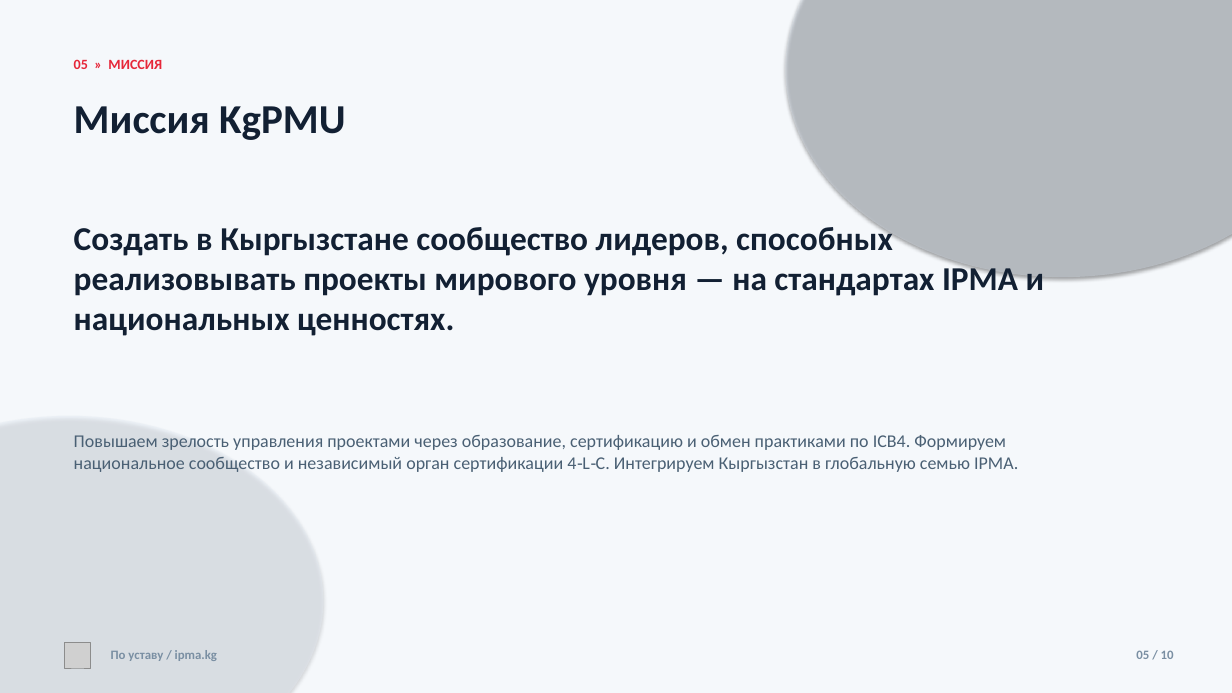
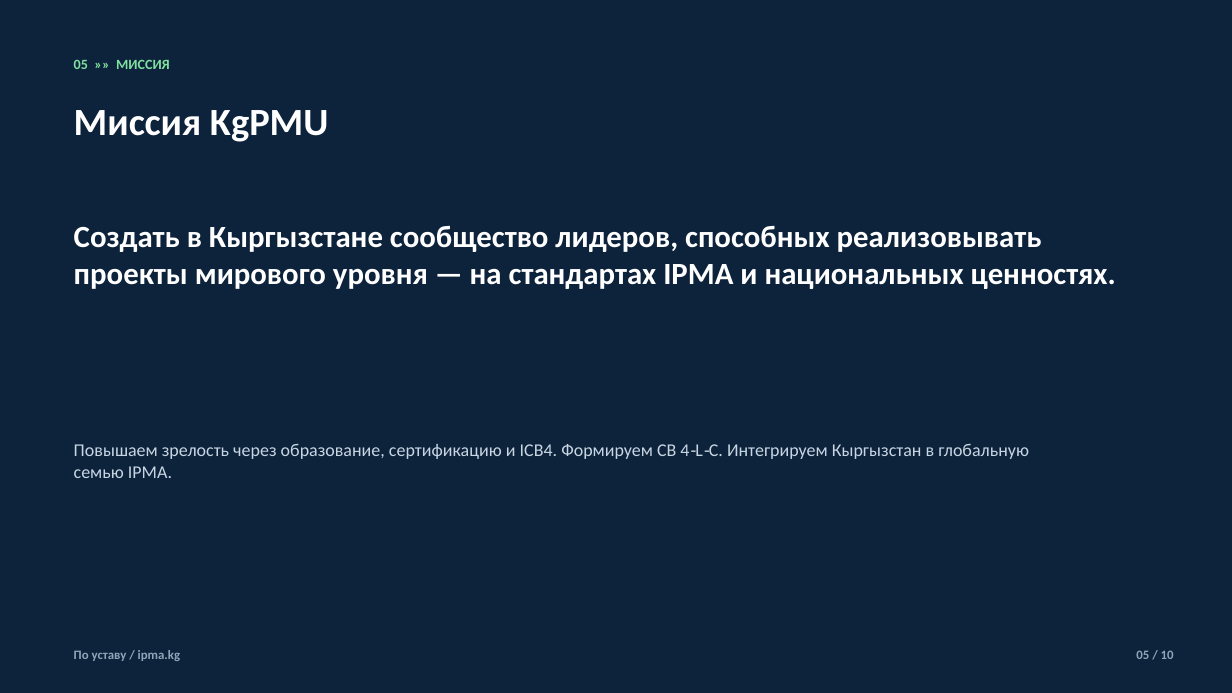
Before and after one commit to umekishev/umekishev, a slide deck: slide 5 of presentations/IPMA_Kyrgyzstan_CoD_Presentation.pptx. Drawn at 1232x693 pixels with LibreOffice and Linux fonts; fonts in the diff are those of the drawing; grey boxes stand for pictures. Boxes give left, top, right and bottom in pixels: in the first picture for what was removed or moved away, otherwise in the second. Text is boxed around its words. In the diff, an @@ line names an element or a change of style, - is before the commit and + after.

```diff
--- a/presentations/IPMA_Kyrgyzstan_CoD_Presentation.pptx
+++ b/presentations/IPMA_Kyrgyzstan_CoD_Presentation.pptx
@@ rectangle at [0,0,1232,693]: fill #F5F8FB to #0D223B @@
@@ ellipse removed at [786,0,1232,277] @@
@@ text at [74,59,170,69]: text changed; text colour #E62739 to #7FE0A0 @@
-05 » МИССИЯ
+05 »» МИССИЯ
@@ text "Миссия KgPMU" at [74,110,328,142]: size 32 to 30 pt, text colour #122033 to #FFFFFF @@
@@ text "Создать в Кыргызстане сообщество лидеров, ..." at [74,226,1116,289]: size 26 to 24 pt, text colour #122033 to #FFFFFF @@
@@ ellipse removed at [0,416,323,693] @@
@@ text at [74,444,1029,478]: text changed; text colour #4A6074 to #C7D6E2 @@
-Повышаем зрелость управления проектами через образование, сертификацию и обмен практиками по ICB4. Формируем национальное сообщество и независимый орган сертификации 4‑L‑C. Интегрируем Кыргызстан в глобальную семью IPMA.
+Повышаем зрелость через образование, сертификацию и ICB4. Формируем CB 4‑L‑C. Интегрируем Кыргызстан в глобальную семью IPMA.
@@ text "По уставу / ipma.kg" at [74,650,180,661]: text colour #7A8FA3 to #8FA6B8 @@
@@ text "По уставу / ipma.kg": place and size @@
-text "По уставу / ipma.kg" at [111,650,217,661]
+text "По уставу / ipma.kg" at [74,650,180,661]
@@ picture removed at [65,642,91,668] @@
@@ text "05 / 10" at [1136,650,1174,659]: text colour #7A8FA3 to #8FA6B8 @@
```
Also in this commit, not shown: 9 other slides changed, 12 other files.
